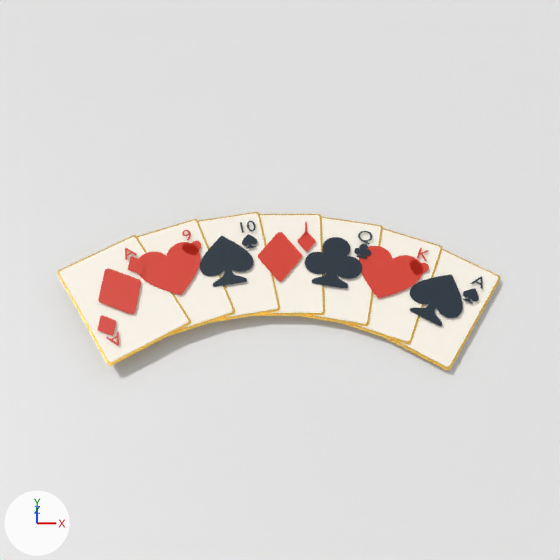
One commit to the Blender file tools/art/splash_scene.blend: the scene before it, then after it.
One viewpoint serves both versions: the file's camera 'Cam'. Arrows for +X, +Y and +Z are at lower left; the lights stay in place. The older version comes first. Text is drawn in Blender's own font.
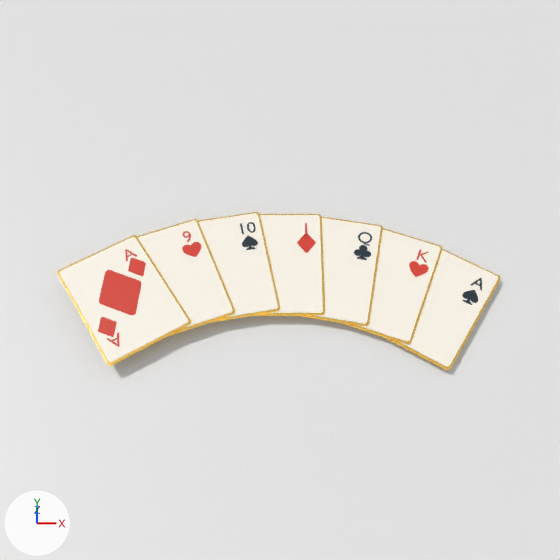
Commit message: fix: keep centre pip only on fully-visible card so no symbol overlaps its left neighbour

Boxes [x1, y1, x2, y2] around the edits, measured in the pictures (560 x 560 px):
```json
{"object": "CenterPip5", "change": "deleted", "before": [139, 242, 201, 295], "on screen": "red"}
{"object": "CenterPip1", "change": "deleted", "before": [359, 246, 423, 298], "on screen": "red"}
{"object": "CenterPip2", "change": "deleted", "before": [305, 237, 362, 289], "on screen": "dark blue"}
{"object": "CenterPip0", "change": "deleted", "before": [410, 274, 463, 326], "on screen": "dark blue"}
{"object": "CenterPip4", "change": "deleted", "before": [200, 236, 254, 287], "on screen": "dark blue"}
{"object": "CenterPip6", "change": "moved", "before": [98, 269, 141, 314], "after": [99, 270, 141, 315]}
{"object": "CenterPip3", "change": "deleted", "before": [258, 232, 302, 281], "on screen": "red"}
{"object": "BL6_s", "change": "moved", "before": [98, 315, 116, 336], "after": [98, 317, 117, 337]}
{"object": "T6_s", "change": "moved", "before": [128, 256, 145, 275], "after": [128, 258, 146, 276]}
{"object": "T3_s", "change": "moved", "before": [297, 232, 316, 252], "after": [297, 233, 316, 253]}
{"object": "T1_s", "change": "moved", "before": [410, 260, 429, 275], "after": [409, 261, 429, 277]}
{"object": "T5_s", "change": "moved", "before": [182, 241, 201, 256], "after": [182, 242, 201, 257]}
{"object": "T0_s", "change": "moved", "before": [463, 289, 479, 304], "after": [462, 290, 478, 305]}
{"object": "T2_s", "change": "moved", "before": [354, 244, 371, 259], "after": [354, 245, 371, 260]}
{"object": "T4_s", "change": "moved", "before": [242, 234, 258, 249], "after": [242, 236, 258, 250]}
{"object": "T2_r", "change": "moved", "before": [358, 231, 372, 244], "after": [358, 232, 372, 246]}
{"object": "T4_r", "change": "moved", "before": [240, 221, 256, 233], "after": [240, 222, 256, 234]}
{"object": "BL6_r", "change": "moved", "before": [106, 332, 119, 345], "after": [107, 333, 119, 347]}
{"object": "T0_r", "change": "moved", "before": [470, 277, 483, 289], "after": [470, 278, 482, 291]}
{"object": "T6_r", "change": "moved", "before": [125, 248, 137, 260], "after": [125, 249, 137, 261]}
{"object": "T1_r", "change": "moved", "before": [417, 248, 429, 261], "after": [417, 249, 429, 263]}
{"object": "T5_r", "change": "moved", "before": [182, 230, 191, 240], "after": [182, 231, 191, 242]}
```

Scene script edits in JSON lines:
```json
{"op": "set", "path": "ob_bl6_r.location", "old": "(-1.17, -0.252, 0.152)", "new": "(-1.17, -0.252, 0.134)"}
{"op": "set", "path": "ob_bl6_s.location", "old": "(-1.244, -0.133, 0.152)", "new": "(-1.244, -0.133, 0.134)"}
{"op": "remove", "block": "ob_centerpip0", "code": ["ob_centerpip0 = bpy.data.objects.new('CenterPip0', txt_c0)", "ob_centerpip0.location = (1.17, 0.137, 0.08)", "ob_centerpip0.rotation_euler = (0.0, 0.0, -0.555)  # degrees (0, 0, -32)", "ob_centerpip0.scale = (0.45, 0.45, 0.45)"]}
{"op": "remove", "block": "ob_centerpip1", "code": ["ob_centerpip1 = bpy.data.objects.new('CenterPip1', txt_c1)", "ob_centerpip1.location = (0.803, 0.32, 0.092)", "ob_centerpip1.rotation_euler = (0.0, 0.0, -0.37)  # degrees (0, 0, -21)", "ob_centerpip1.scale = (0.45, 0.45, 0.45)"]}
{"op": "remove", "block": "ob_centerpip2", "code": ["ob_centerpip2 = bpy.data.objects.new('CenterPip2', txt_c2)", "ob_centerpip2.location = (0.408, 0.432, 0.104)", "ob_centerpip2.rotation_euler = (0.0, 0.0, -0.185)  # degrees (0, 0, -11)", "ob_centerpip2.scale = (0.45, 0.45, 0.45)"]}
{"op": "remove", "block": "ob_centerpip3", "code": ["ob_centerpip3 = bpy.data.objects.new('CenterPip3', txt_c3)", "ob_centerpip3.location = (0.0, 0.47, 0.116)", "ob_centerpip3.scale = (0.45, 0.45, 0.45)"]}
{"op": "remove", "block": "ob_centerpip4", "code": ["ob_centerpip4 = bpy.data.objects.new('CenterPip4', txt_c4)", "ob_centerpip4.location = (-0.408, 0.432, 0.128)", "ob_centerpip4.rotation_euler = (0.0, 0.0, 0.185)  # degrees (0, 0, 11)", "ob_centerpip4.scale = (0.45, 0.45, 0.45)"]}
{"op": "remove", "block": "ob_centerpip5", "code": ["ob_centerpip5 = bpy.data.objects.new('CenterPip5', txt_c5)", "ob_centerpip5.location = (-0.803, 0.32, 0.14)", "ob_centerpip5.rotation_euler = (0.0, 0.0, 0.37)  # degrees (0, 0, 21)", "ob_centerpip5.scale = (0.45, 0.45, 0.45)"]}
{"op": "set", "path": "ob_centerpip6.location", "old": "(-1.17, 0.137, 0.152)", "new": "(-1.17, 0.137, 0.134)"}
{"op": "set", "path": "ob_t0_r.location", "old": "(1.497, 0.275, 0.08)", "new": "(1.497, 0.275, 0.062)"}
{"op": "set", "path": "ob_t0_s.location", "old": "(1.423, 0.156, 0.08)", "new": "(1.423, 0.156, 0.062)"}
{"op": "set", "path": "ob_t1_r.location", "old": "(1.099, 0.516, 0.092)", "new": "(1.099, 0.516, 0.074)"}
{"op": "set", "path": "ob_t1_s.location", "old": "(1.048, 0.385, 0.092)", "new": "(1.048, 0.385, 0.074)"}
{"op": "set", "path": "ob_t2_r.location", "old": "(0.663, 0.679, 0.104)", "new": "(0.663, 0.679, 0.086)"}
{"op": "set", "path": "ob_t2_s.location", "old": "(0.637, 0.542, 0.104)", "new": "(0.637, 0.542, 0.086)"}
{"op": "set", "path": "ob_t3_r.location", "old": "(0.205, 0.76, 0.116)", "new": "(0.205, 0.76, 0.098)"}
{"op": "set", "path": "ob_t3_s.location", "old": "(0.205, 0.62, 0.116)", "new": "(0.205, 0.62, 0.098)"}
{"op": "set", "path": "ob_t4_r.location", "old": "(-0.26, 0.755, 0.128)", "new": "(-0.26, 0.755, 0.11)"}
{"op": "set", "path": "ob_t4_s.location", "old": "(-0.234, 0.617, 0.128)", "new": "(-0.234, 0.617, 0.11)"}
{"op": "set", "path": "ob_t5_r.location", "old": "(-0.717, 0.664, 0.14)", "new": "(-0.717, 0.664, 0.122)"}
{"op": "set", "path": "ob_t5_s.location", "old": "(-0.666, 0.534, 0.14)", "new": "(-0.666, 0.534, 0.122)"}
{"op": "set", "path": "ob_t6_r.location", "old": "(-1.148, 0.491, 0.152)", "new": "(-1.148, 0.491, 0.134)"}
{"op": "set", "path": "ob_t6_s.location", "old": "(-1.075, 0.372, 0.152)", "new": "(-1.075, 0.372, 0.134)"}
```
